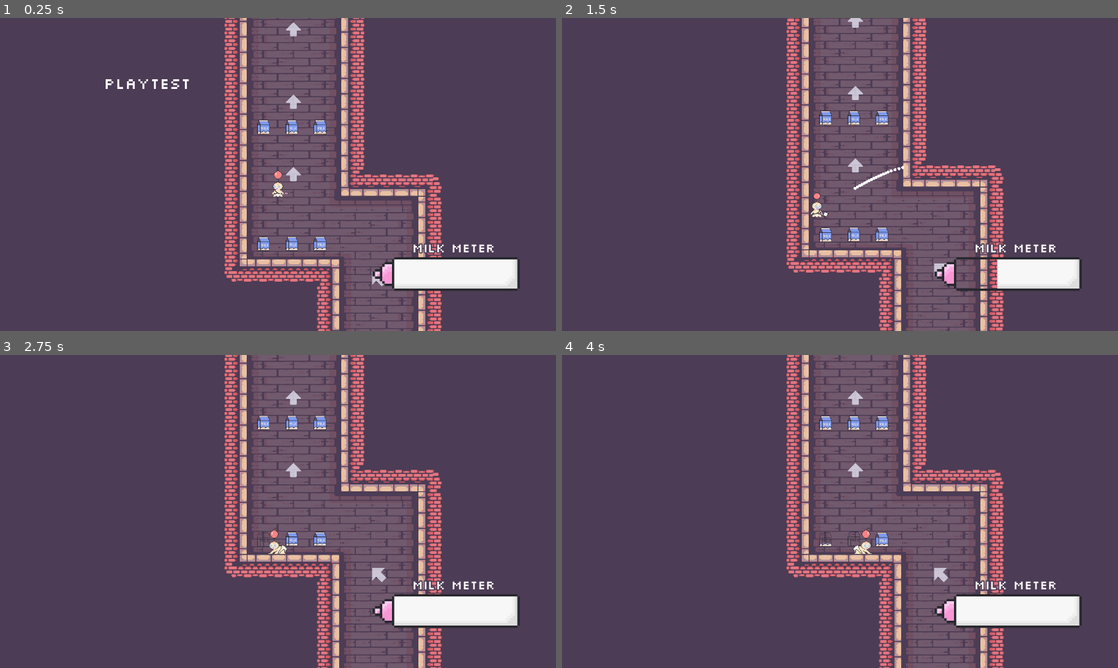
Above: before the commit, frames 1-4 (two rows, left to right).
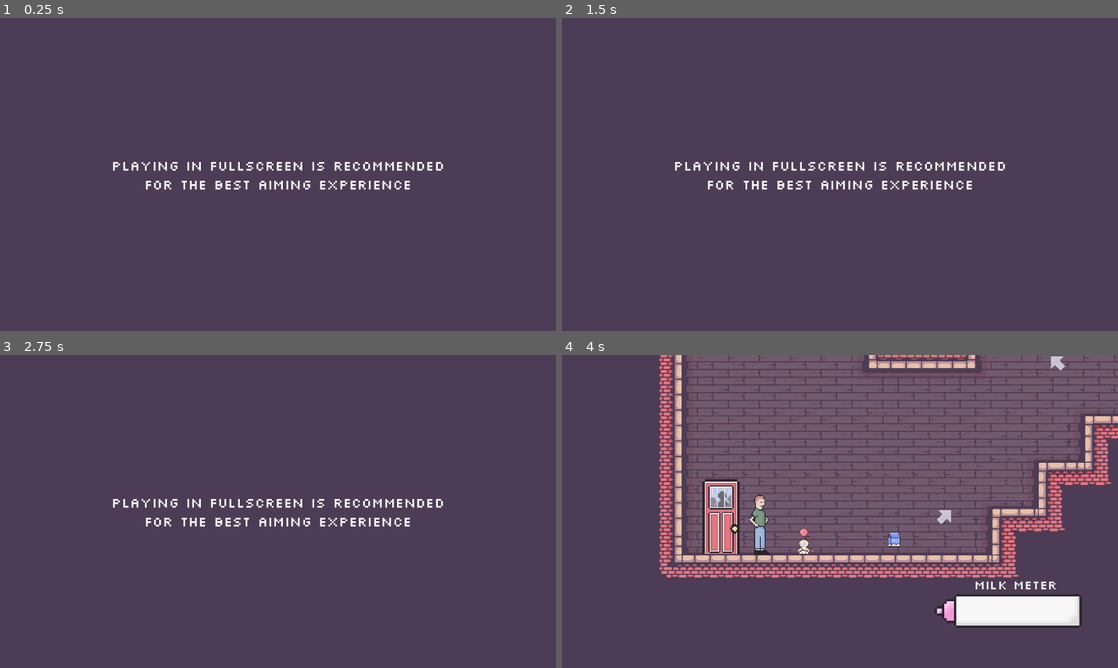
Above: after the commit, the same moments.

Repository: duncwilliams/trust-fund-baby
Game: Godot game, scene res://scenes/main.tscn
Same seed, same stepped clock (60 frames per second), same inputs: the game is played once before the commit and once after it.
Inputs (mouse positions are in pixels of both pictures, inside the frame that each line leads up to):
- Up to frame 1 (0.25 s): no input
- Up to frame 2 (1.5 s): move the mouse to (962, 158) at 0.52 s; press the mouse at (962, 158) at 0.53 s; hold D (crawl_right) from 0.53 s (still down); move the mouse to (728, 190) at 1.27 s; release the mouse at (728, 190) at 1.28 s; click (728, 190) at 1.35 s
- Up to frame 3 (2.75 s): move the mouse to (333, 442) at 2.02 s; release D (crawl_right) at 2.03 s; press the mouse at (333, 442) at 2.03 s; hold A (crawl_left) from 2.03 s (still down)
- Up to frame 4 (4 s): move the mouse to (812, 574) at 2.77 s; release A (crawl_left) at 2.78 s; release the mouse at (812, 574) at 2.78 s; hold D (crawl_right) from 2.78 s (still down); click (812, 574) at 2.85 s; move the mouse to (1006, 558) at 3.52 s; press the mouse at (1006, 558) at 3.53 s

The runs differ from the first frame. In frame 1, 23% of the frame differs, in the area x 19-94%, y 0-100%; in frame 2, 23%; in frame 3, 23%; in frame 4, 39%, in the area x 17-100%, y 0-100%.

Commit message:
playtesting off

Diff:
--- a/scenes/main.tscn
+++ b/scenes/main.tscn
@@ -9,7 +9,6 @@
 
 [node name="Main" type="Node2D" unique_id=246328731]
 script = ExtResource("1_jyhfs")
-playtesting = true
 
 [node name="CanvasLayer" type="CanvasLayer" parent="." unique_id=75541172]
 layer = -100
